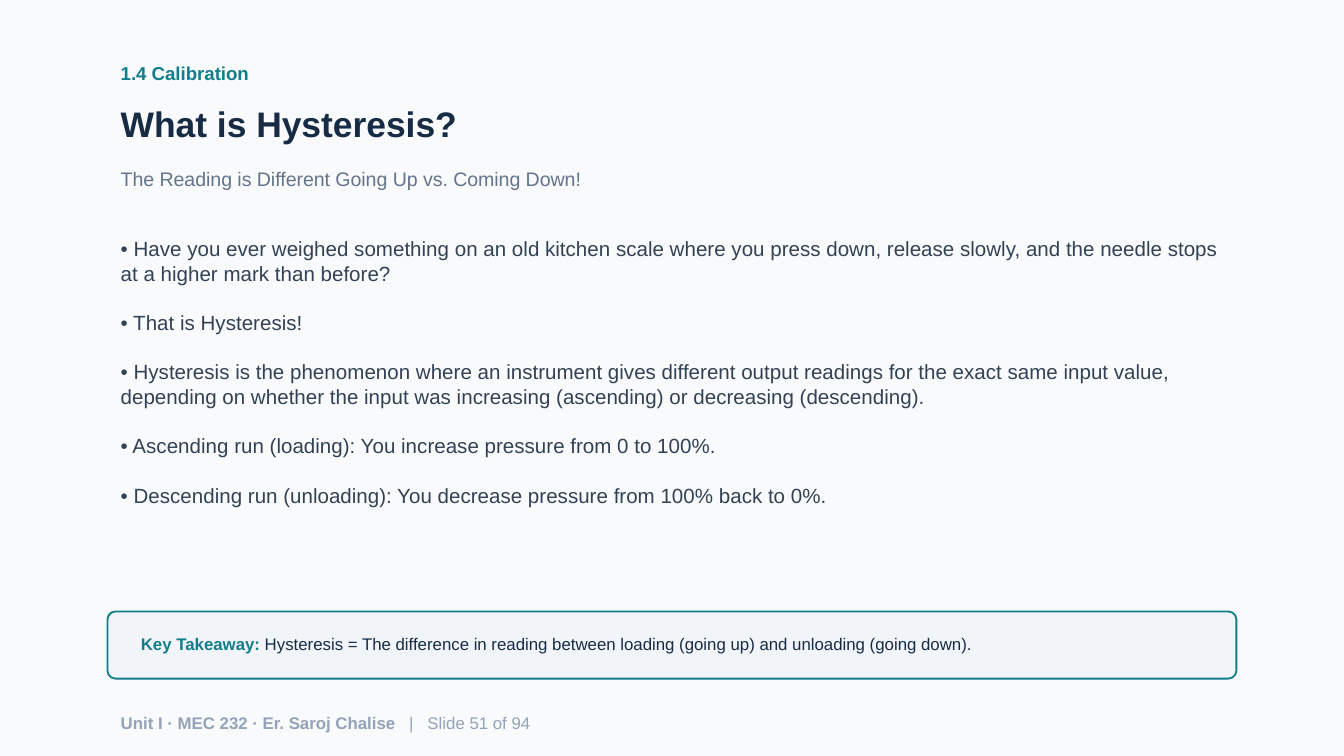
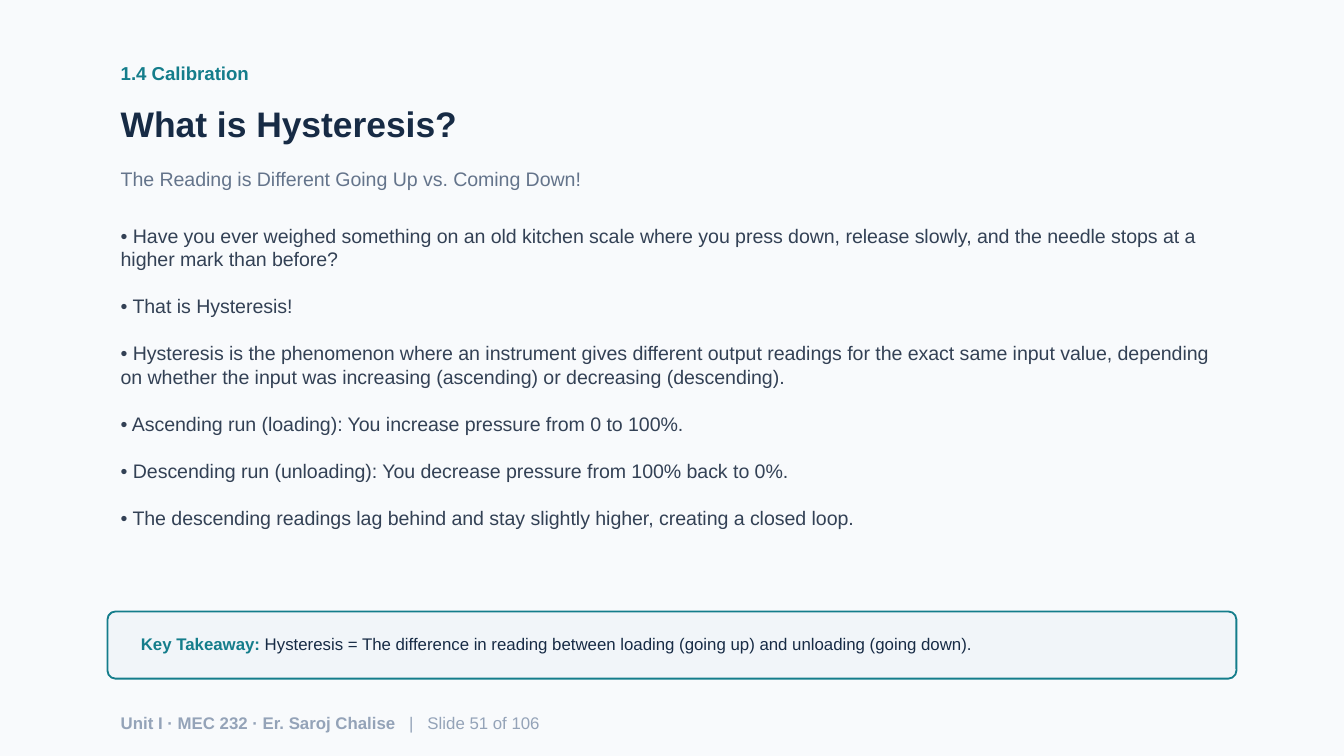
Before and after one commit to chalisesaroj/learnfromsaroj, a slide deck: slide 51 of Unit1_Fundamentals_of_Measurement_Systems.pptx. Drawn at 1344x756 pixels with LibreOffice and Linux fonts; fonts in the diff are those of the drawing. Boxes give left, top, right and bottom in pixels: in the first picture for what was removed or moved away, otherwise in the second. Text is boxed around its words. In the diff, an @@ line names an element or a change of style, - is before the commit and + after.

```diff
--- a/Unit1_Fundamentals_of_Measurement_Systems.pptx
+++ b/Unit1_Fundamentals_of_Measurement_Systems.pptx
@@ text at [121,229,1209,529]: text changed; size 11 to 10.5 pt @@
-• Have you ever weighed something on an old kitchen scale where you press down, release slowly, and the needle stops at a higher mark than before?
-• That is Hysteresis!
-• Hysteresis is the phenomenon where an instrument gives different output readings for the exact same input value, depending on whether the input was increasing (ascending) or decreasing (descending).
-• Ascending run (loading): You increase pressure from 0 to 100%.
-• Descending run (unloading): You decrease pressure from 100% back to 0%.
+• Have you ever weighed something on an old kitchen scale where you press down, release slowly, and the needle stops at a higher mark than before?
+• That is Hysteresis!
+• Hysteresis is the phenomenon where an instrument gives different output readings for the exact same input value, depending on whether the input was increasing (ascending) or decreasing (descending).
+• Ascending run (loading): You increase pressure from 0 to 100%.
+• Descending run (unloading): You decrease pressure from 100% back to 0%.
+• The descending readings lag behind and stay slightly higher, creating a closed loop.
@@ text at [121,717,540,733]: text changed @@
-Unit I · MEC 232 · Er. Saroj Chalise | Slide 51 of 94
+Unit I · MEC 232 · Er. Saroj Chalise | Slide 51 of 106
```
Also in this commit, not shown: 92 other slides changed, 13 slides added, 1 slide removed, 41 other files.
